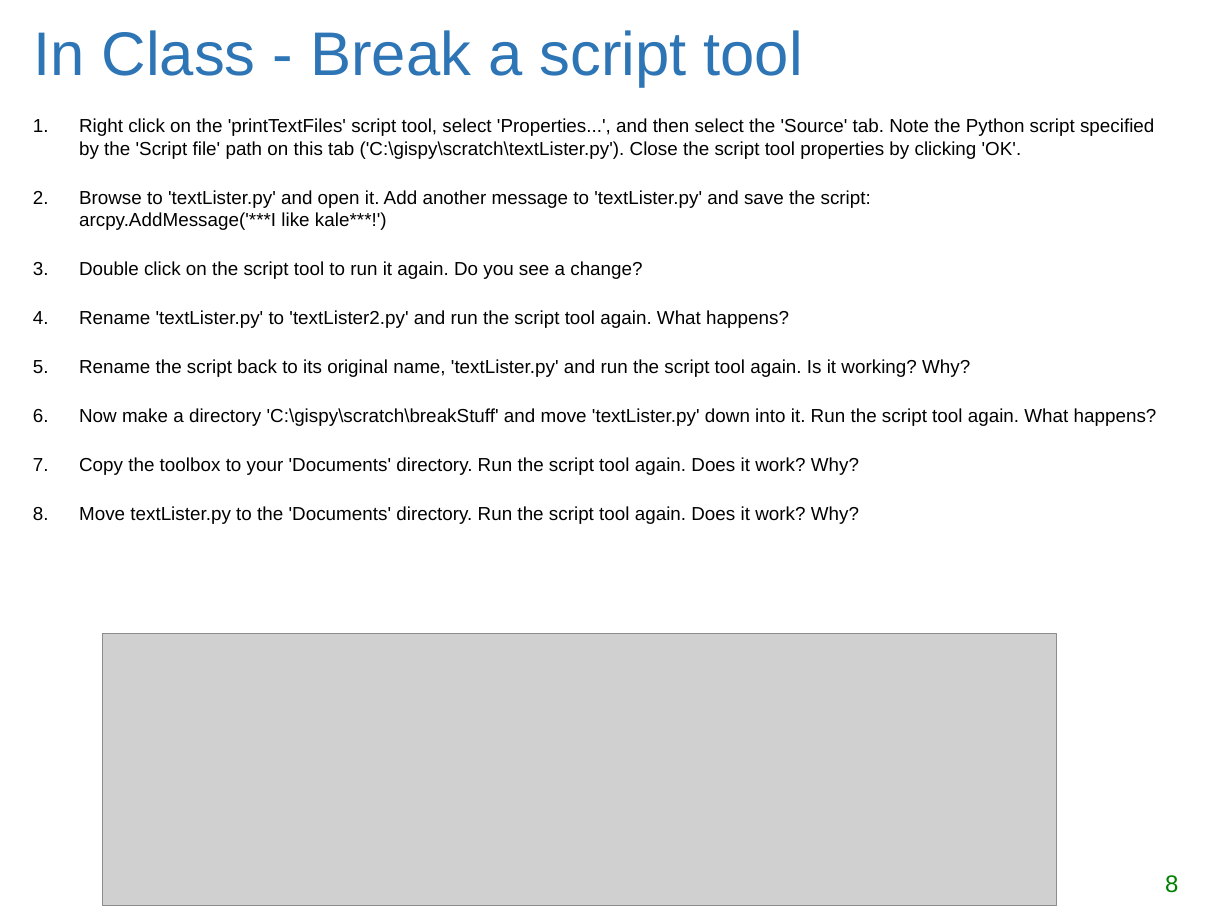
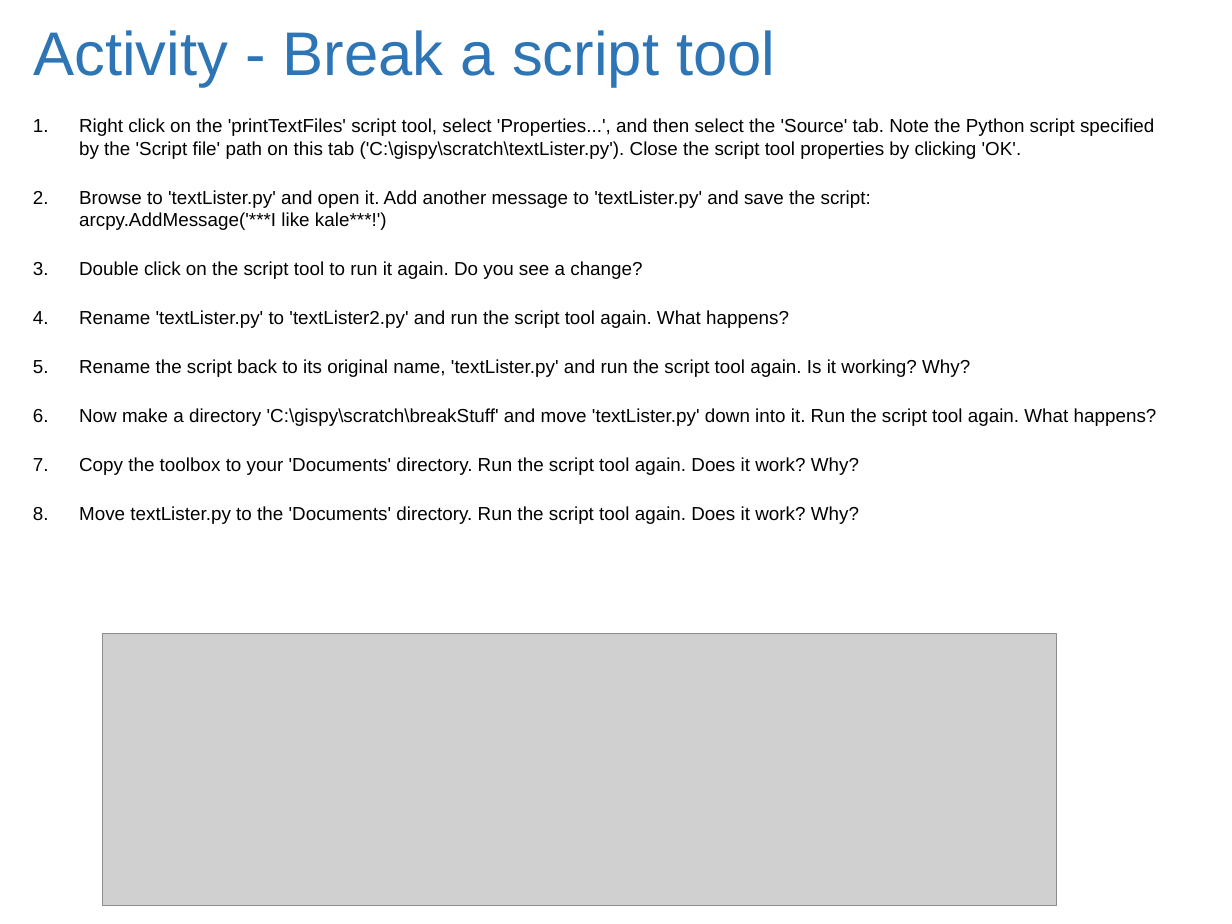
Before and after one commit to lgtateos/gis540, a slide deck: slide 10 of slides/arcScriptTools.pptx (slide 8 before the commit). Drawn at 1232x924 pixels with LibreOffice and Linux fonts; fonts in the diff are those of the drawing; grey boxes stand for pictures. Boxes give left, top, right and bottom in pixels: in the first picture for what was removed or moved away, otherwise in the second. Text is boxed around its words. In the diff, an @@ line names an element or a change of style, - is before the commit and + after.

```diff
--- a/slides/arcScriptTools.pptx
+++ b/slides/arcScriptTools.pptx
@@ title at (x1=33, y1=30, x2=775, y2=87): text changed @@
-In Class - Break a script tool
+Activity - Break a script tool
@@ page number removed at (x1=1165, y1=875, x2=1178, y2=893) @@
-8
```
Also in this commit, not shown: 9 other slides changed, 2 slides added.
